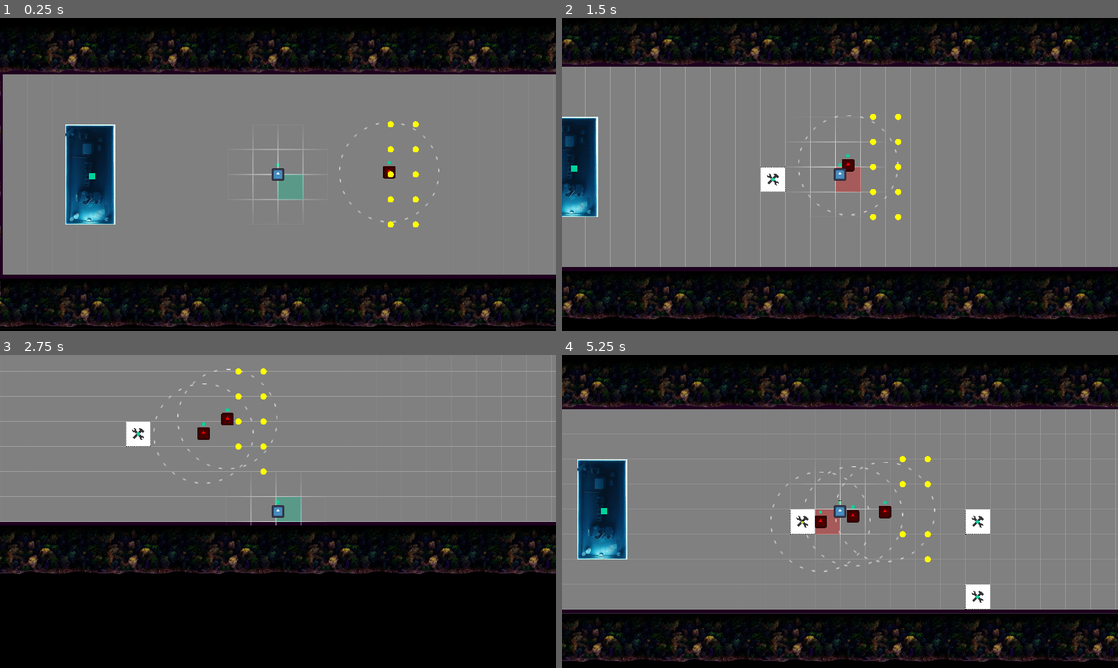
Above: before the commit, frames 1-4 (two rows, left to right).
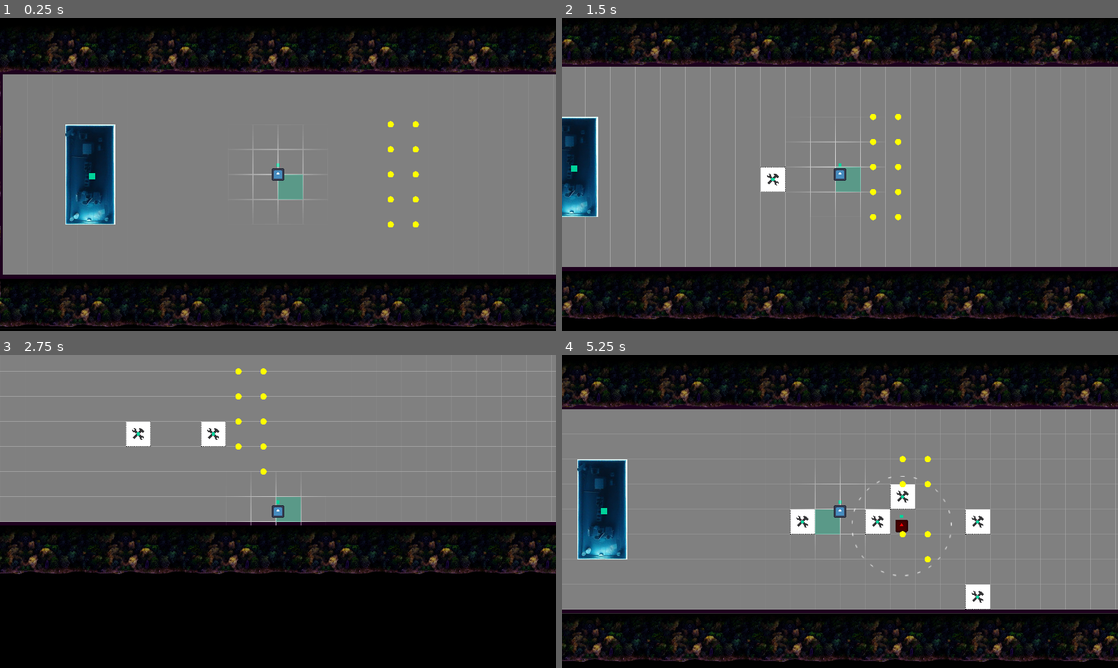
Above: after the commit, the same moments.

Repository: Slushie-Defense/Slushie
Game: Godot game, scene res://Levels/Level1.tscn
Two runs of this game, one before a commit and one after it. Both use one fixed random seed, a clock stepped at 60 frames per second and the inputs below. The engine's default icon, where the game draws it, is replaced by a stand-in: a white triangle on a blue panel in a dark square. Sound files missing from this copy of the repository are replaced by a short silence.
Inputs:
- Up to frame 1 (0.25 s): no input
- Up to frame 2 (1.5 s): tap Enter (ui_accept) at 0.5, 0.77 s; hold Right (ui_right) 0.53-1.28 s; hold Down (ui_down) from 1.28 s (still down)
- Up to frame 3 (2.75 s): tap Enter (ui_accept) at 1.52 s; release Down (ui_down) at 2.03 s; hold Right (ui_right) from 2.03 s (still down)
- Up to frame 4 (5.25 s): release Right (ui_right) at 2.78 s; hold Up (ui_up) 2.78-3.53 s; tap Enter (ui_accept) at 3.02, 3.77, 4.52 s; hold Left (ui_left) 3.53-5.03 s; hold Down (ui_down) from 5.03 s (still down)

The runs differ from the first frame. In frame 1, 0.1% of the frame differs, in the area x 61-79%, y 33-66%; in frame 2, 0.4%; in frame 3, 0.6%; in frame 4, 1.5%, in the area x 37-71%, y 34-71%.

Commit message:
added wave manager pass 1

Diff:
--- a/Entities/Managers/WaveManager/EnemySpawnInfo.gd
+++ b/Entities/Managers/WaveManager/EnemySpawnInfo.gd
@@ -4,6 +4,6 @@
 @export var type: String
 @export var time: float
 @export var spawn_point_name: String
-@export var position: Vector3
+@export var position: Vector2
 @export var repeat_time: float
 @export var number_to_spawn: int
--- a/Entities/Managers/WaveManager/WaveManager.gd
+++ b/Entities/Managers/WaveManager/WaveManager.gd
@@ -9,21 +9,71 @@
 # each wave is an array of enemies (represented by EnemySpawnInfo)
 # each enemy has a type, position, and time to spawn
 @export var waves: Array[Wave]
+# current spawn index
+var spawn_index: int = 0
+
+# spawn waves algorithm
+# for each wave in waves
+# 	display wave.description and wave.name
+# 	for each enemy in wave.enemies
+# 		wait enemy.time
+# 		spawn enemy.type at enemy.position
+# 		for each repeat in enemy.number_to_spawn
+# 			wait enemy.repeat_time
+# 			spawn enemy.type at enemy.position
+
+# variable to store all alive enemyes in current wave
+var alive_enemies: Array[PackedScene] = []
+# function that checks alive enemies and returns true if all enemies are destroyed
+func is_wave_complete():
+	if (spawning):
+		return false
+	if alive_enemies.size() == 0:
+		return false
+	for enemy in alive_enemies:
+		if enemy != null || !enemy.is_queued_for_deletion():
+			return false
+
+	print("wave complete no more enemies")
+	return true
+
+var spawning = false
+
+func _spawn_wave(wave: Wave):
+	spawning = true;
+	print("spawning" + str(wave.name))
+	print(wave.name)
+	print(wave.description)
+	for enemy_info in wave.enemies:
+		await get_tree().create_timer(enemy_info.time).timeout
+		for i in range(enemy_info.number_to_spawn):
+			var enemy_instance = enemy_scene.instantiate()
+			enemy_instance.position = enemy_info.position
+			print("spawning "+ enemy_info.type + "at " + str(enemy_info.position))
+			add_child(enemy_instance)
+			alive_enemies.append(enemy_instance)
+			await get_tree().create_timer(enemy_info.repeat_time).timeout
+	spawning = false
+	print("all enemies in this wave have been spawned")
+
 
 
 # Called when the node enters the scene tree for the first time.
 func _ready():
 	# every 5 seconds, spawn an enemy_scene
-	spawn_enemy()
+	_spawn_wave(waves[0])
 	pass # Replace with function body.
 
 
 # Called every frame. 'delta' is the elapsed time since the previous frame.
 func _process(delta):
-	timer += delta
-	if (timer >= spawn_timer):
-		spawn_enemy()
-		timer = 0.0
+	if (is_wave_complete()):
+		spawn_index += 1
+		if (spawn_index >= waves.size()):
+			spawn_index = 0
+			print("All waves complete!")
+		else:
+			_spawn_wave(waves[spawn_index])
 	pass
 
 func spawn_enemy():
--- a/Levels/Level1.tscn
+++ b/Levels/Level1.tscn
@@ -11,31 +11,50 @@
 [ext_resource type="Script" path="res://Entities/Managers/WaveManager/EnemySpawnInfo.gd" id="8_qjyoi"]
 [ext_resource type="Script" path="res://Entities/Managers/WaveManager/Wave.gd" id="9_cbk5y"]
 
-[sub_resource type="Resource" id="Resource_pkwiu"]
+[sub_resource type="Resource" id="Resource_3kl6t"]
+script = ExtResource("8_qjyoi")
+type = "Basic"
+time = 5.0
+spawn_point_name = "Middle"
+position = Vector2(2000, 600)
+repeat_time = 1.2
+number_to_spawn = 5
+
+[sub_resource type="Resource" id="Resource_6v4iu"]
+script = ExtResource("8_qjyoi")
+type = "Basic"
+time = 1.2
+spawn_point_name = "Middle Lane"
+position = Vector2(4000, 800)
+repeat_time = 1.3
+number_to_spawn = 5
+
+[sub_resource type="Resource" id="Resource_upjrm"]
+script = ExtResource("9_cbk5y")
+name = "Wave 1"
+description = "The description"
+enemies = Array[ExtResource("8_qjyoi")]([SubResource("Resource_3kl6t"), SubResource("Resource_6v4iu")])
+
+[sub_resource type="Resource" id="Resource_vam17"]
 script = ExtResource("8_qjyoi")
 type = "Basic"
 time = 0.0
-spawn_point_name = ""
-position = Vector3(0, 0, 0)
-repeat_time = 0.0
-number_to_spawn = 0
+spawn_point_name = "Middle Lane"
+position = Vector2(2000, -200)
+repeat_time = 0.2
+number_to_spawn = 100
 
-[sub_resource type="Resource" id="Resource_nyl77"]
-script = ExtResource("8_qjyoi")
-type = "Slow"
-time = 0.0
-spawn_point_name = ""
-position = Vector3(0, 0, 0)
-repeat_time = 0.0
-number_to_spawn = 0
-
-[sub_resource type="Resource" id="Resource_7q5wt"]
+[sub_resource type="Resource" id="Resource_s6tv6"]
 script = ExtResource("9_cbk5y")
-name = ""
-description = ""
-enemies = Array[ExtResource("8_qjyoi")]([SubResource("Resource_pkwiu"), SubResource("Resource_nyl77")])
+name = "Wave 2"
+description = "Waviest wave"
+enemies = Array[ExtResource("8_qjyoi")]([SubResource("Resource_vam17")])
 
 [node name="Level1" type="Node2D"]
+
+[node name="WaveManager" type="Node" parent="."]
+script = ExtResource("7_d2dej")
+waves = Array[ExtResource("9_cbk5y")]([SubResource("Resource_upjrm"), SubResource("Resource_s6tv6")])
 
 [node name="GroundTexture" parent="." instance=ExtResource("1_xivym")]
 offset_right = 0.0
@@ -111,11 +130,6 @@
 offset_right = 4288.0
 offset_bottom = 256.0
 
-[node name="WaveManager" type="Node" parent="."]
-script = ExtResource("7_d2dej")
-spawn_timer = 2.0
-waves = Array[ExtResource("9_cbk5y")]([SubResource("Resource_7q5wt"), null, null, null, null])
-
 [node name="Coin" parent="." instance=ExtResource("8_dinf3")]
 position = Vector2(1984, 640)
 
Not shown: 1 places in Levels/Level1.tscn that only renumber resources
